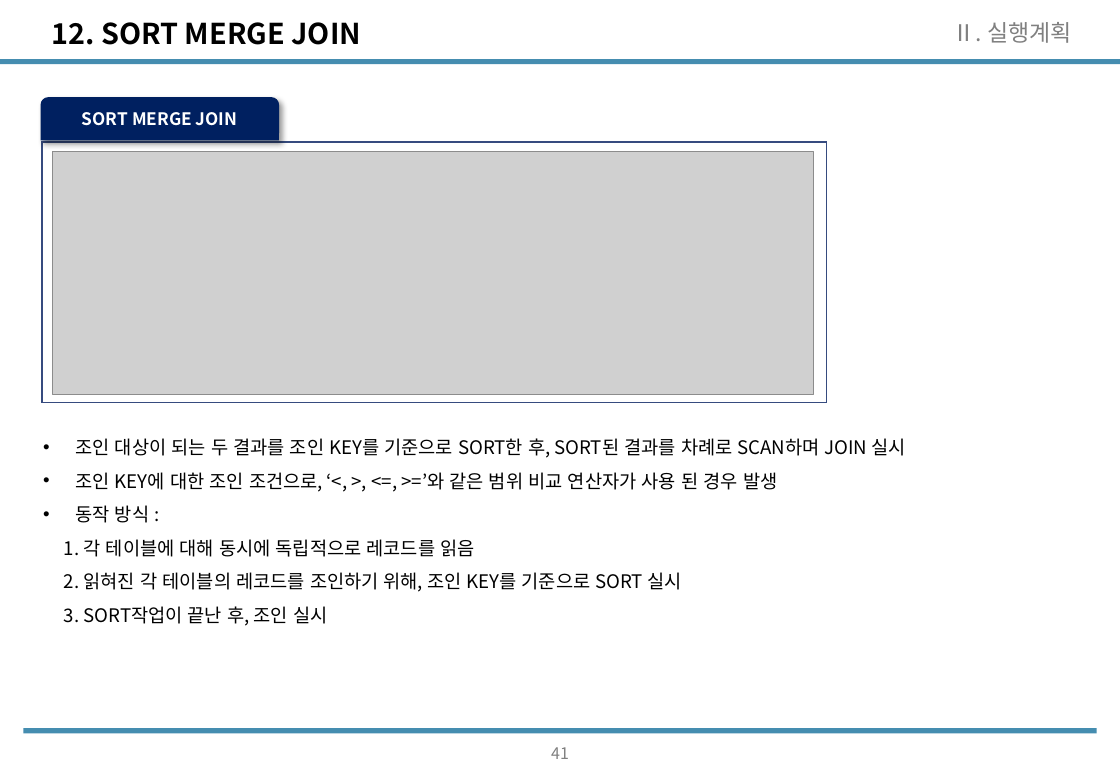
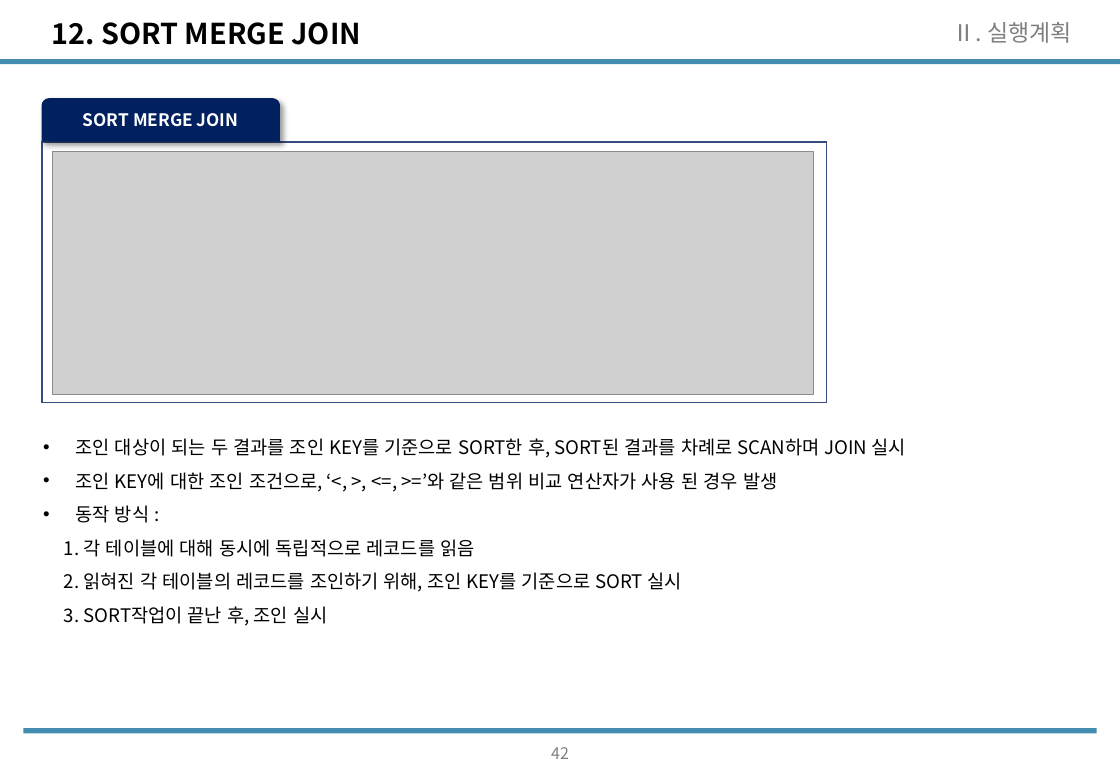
Before and after one commit to wooseok1152/SQL, a slide deck: slide 43 of SQL_seminar/SQL중상급활용_CH2.pptx (slide 42 before the commit). Drawn at 1120x775 pixels with LibreOffice and Linux fonts; fonts in the diff are those of the drawing; grey boxes stand for pictures. Boxes give left, top, right and bottom in pixels: in the first picture for what was removed or moved away, otherwise in the second. Text is boxed around its words. In the diff, an @@ line names an element or a change of style, - is before the commit and + after.

```diff
--- a/SQL_seminar/SQL중상급활용_CH2.pptx
+++ b/SQL_seminar/SQL중상급활용_CH2.pptx
@@ freeform shape "SORT MERGE JOIN" at <box>42,99,280,142</box>: outline redrawn @@
@@ page number at <box>551,747,569,759</box>: text changed @@
-41
+42
```
Also in this commit, not shown: 7 other slides changed, 1 slide added, 3 other files.
